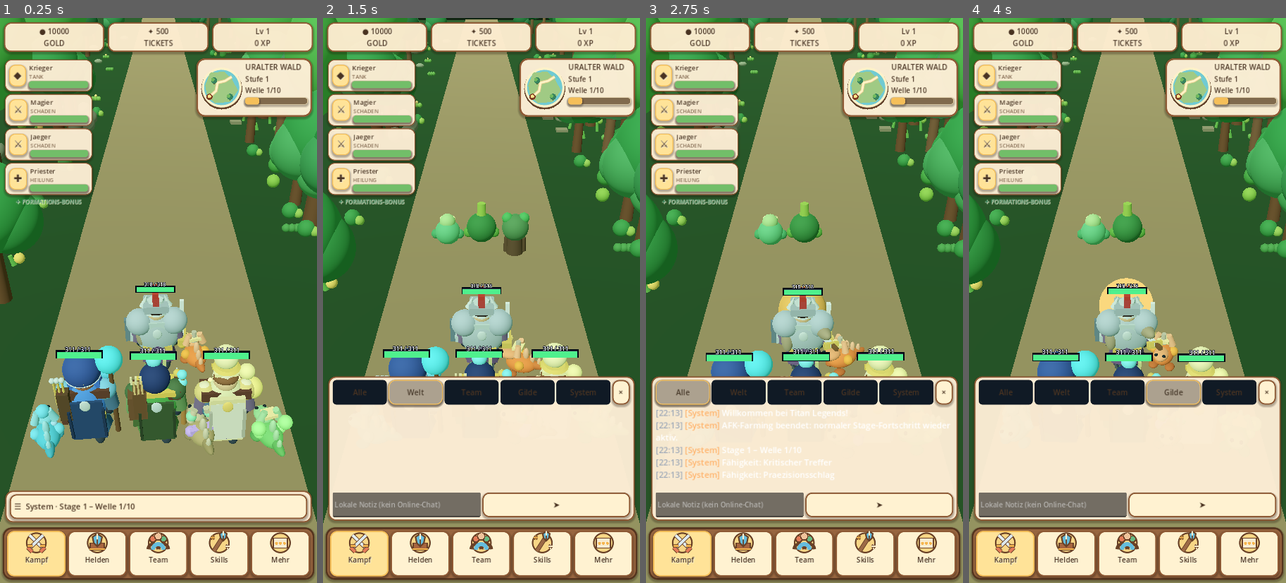
Above: before the commit, frames 1-4 (left to right).
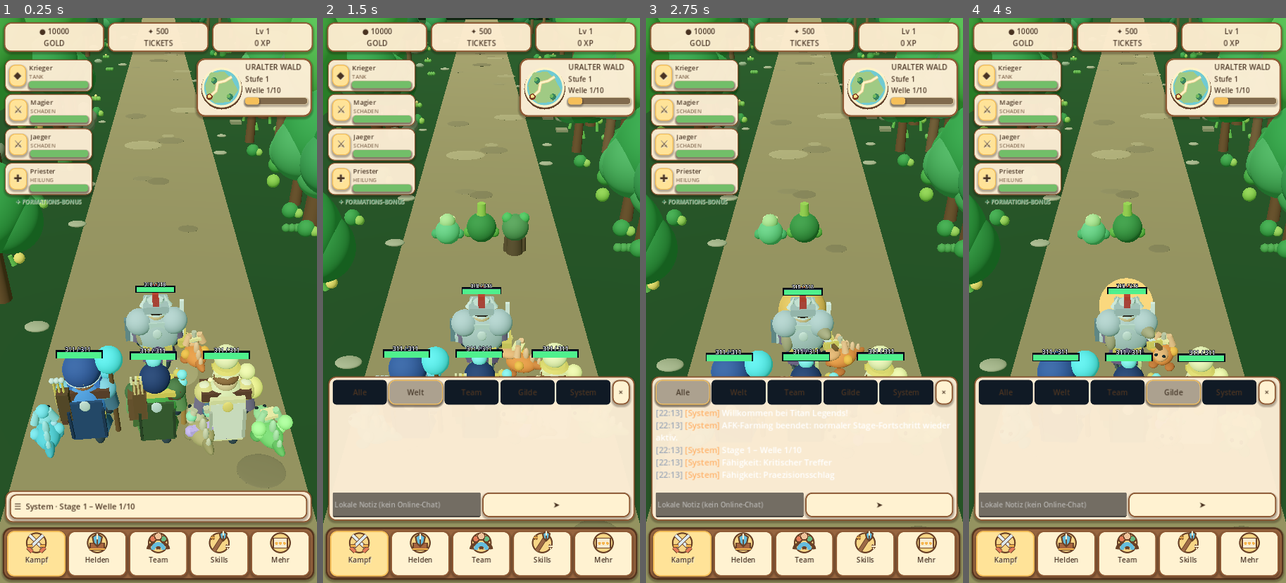
Above: after the commit, the same moments.

Repository: xynewageyx/TitanLegend
Game: Godot game, scene res://scenes/main.tscn
The game is run twice, just before and just after one commit, with the same random seed, the same clock (stepped at 60 frames per second) and the same inputs.
Inputs:
- Up to frame 1 (0.25 s): no input
- Up to frame 2 (1.5 s): click "☰ System · Stage 1 – Welle 1/…" at 0.5 s; click "Welt" at 1.25 s
- Up to frame 3 (2.75 s): click "Alle" at 2 s
- Up to frame 4 (4 s): click "Team" at 2.75 s; click "Gilde" at 3.5 s

The runs differ from the first frame. In frame 1, 0.3% of the frame differs, in the area x 7-91%, y 6-84%; in frame 2, 0.4%; in frame 3, 0.4%; in frame 4, 0.4%, in the area x 3-89%, y 6-91%.

Commit message:
Add natural forest path soil patches and roadside stones

Diff:
--- a/scripts/biome_manager.gd
+++ b/scripts/biome_manager.gd
@@ -79,6 +79,7 @@
   _add_forest_depth()
   _add_forest_variation()
   _add_forest_pines()
+  _add_forest_path_details()
 
 func _add_forest_depth() -> void:
  # Fill distant forest edges without extra physics bodies or textures.
@@ -212,3 +213,20 @@
    canopy.material_override = VisualFactory.material(Color("#306d44").lightened(float(tier) * 0.06))
    canopy.position = Vector3(x, (2.55 + float(tier) * 0.70) * size, z)
    terrain.add_child(canopy)
+
+func _add_forest_path_details() -> void:
+ # Uneven soil and stepping stones break up the flat road without blocking movement.
+ var rng := RandomNumberGenerator.new()
+ rng.seed = 20261028
+ for i in range(28):
+  var x: float = rng.randf_range(-2.85, 2.85)
+  var z: float = rng.randf_range(-100.0, 17.0)
+  var width: float = rng.randf_range(0.32, 0.92)
+  var patch := VisualFactory.sphere(terrain, width, Vector3(x, -0.035, z), Color("#aa9271").lerp(Color("#77654f"), rng.randf()))
+  patch.scale = Vector3(1.4, 0.055, rng.randf_range(0.75, 1.5))
+ for i in range(18):
+  var side: float = -1.0 if i % 2 == 0 else 1.0
+  var x: float = side * rng.randf_range(3.8, 4.5)
+  var z: float = rng.randf_range(-95.0, 15.0)
+  var stone := VisualFactory.sphere(terrain, rng.randf_range(0.18, 0.42), Vector3(x, 0.04, z), Color("#9b9680"))
+  stone.scale = Vector3(1.25, 0.35, 0.85)
